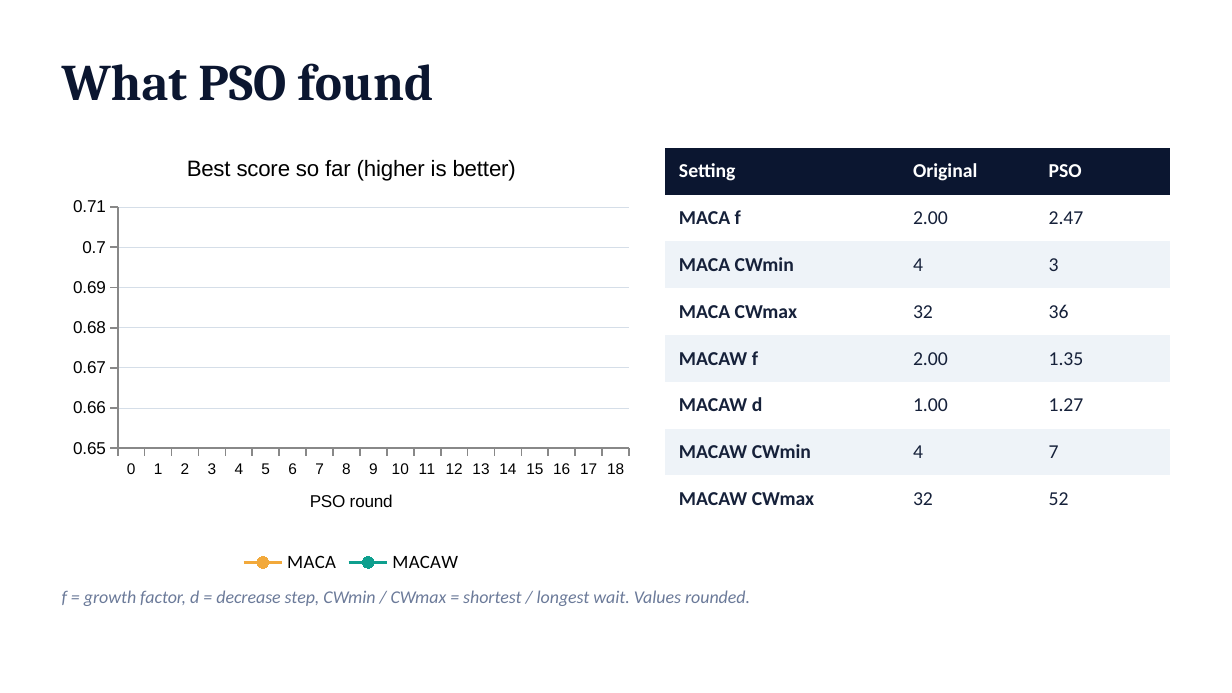
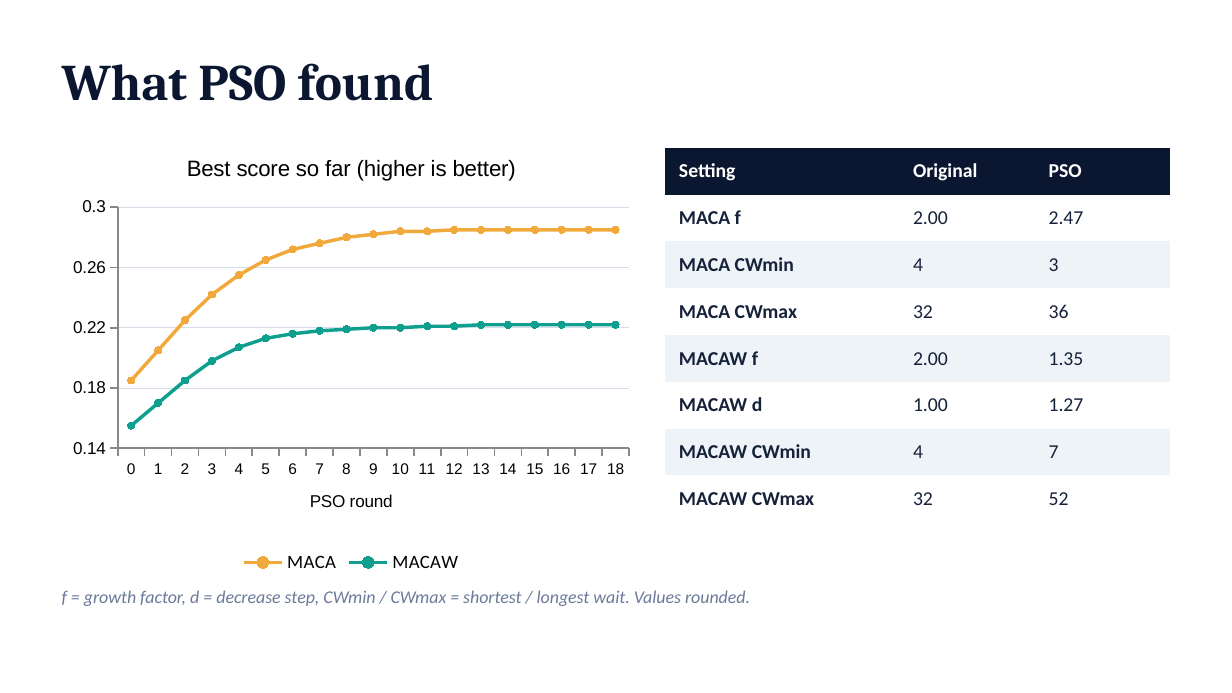
Before and after one commit to JayH25/NDO---MACA-MACAw-with-PSO-optimization, a slide deck: slide 9 of NDO_final.pptx. Drawn at 1232x693 pixels with LibreOffice and Linux fonts; fonts in the diff are those of the drawing. Boxes give left, top, right and bottom in pixels: in the first picture for what was removed or moved away, otherwise in the second. Text is boxed around its words. In the diff, an @@ line names an element or a change of style, - is before the commit and + after.

Commit message:
Fix Slide 9 convergence chart axis bounds and enhance Slide 11 graphs with clear PSO optimization value

```diff
--- a/NDO_final.pptx
+++ b/NDO_final.pptx
@@ line chart at (62,136,641,579) @@
-MACA: 0.259, 0.269, 0.282, 0.282, 0.282, 0.282, 0.282, 0.282, 0.282, 0.282, 0.282, 0.282, 0.282, 0.284, 0.284, 0.284, 0.284, 0.285, 0.285
+MACA: 0.185, 0.205, 0.225, 0.242, 0.255, 0.265, 0.272, 0.276, 0.28, 0.282, 0.284, 0.284, 0.285, 0.285, 0.285, 0.285, 0.285, 0.285, 0.285
-MACAW: 0.2, 0.207, 0.208, 0.212, 0.212, 0.217, 0.217, 0.217, 0.217, 0.217, 0.218, 0.218, 0.22, 0.22, 0.22, 0.22, 0.22, 0.22, 0.22
+MACAW: 0.155, 0.17, 0.185, 0.198, 0.207, 0.213, 0.216, 0.218, 0.219, 0.22, 0.22, 0.221, 0.221, 0.222, 0.222, 0.222, 0.222, 0.222, 0.222
@@ value axis changed @@
```
Also in this commit, not shown: 4 other slides changed, 3 other files.
